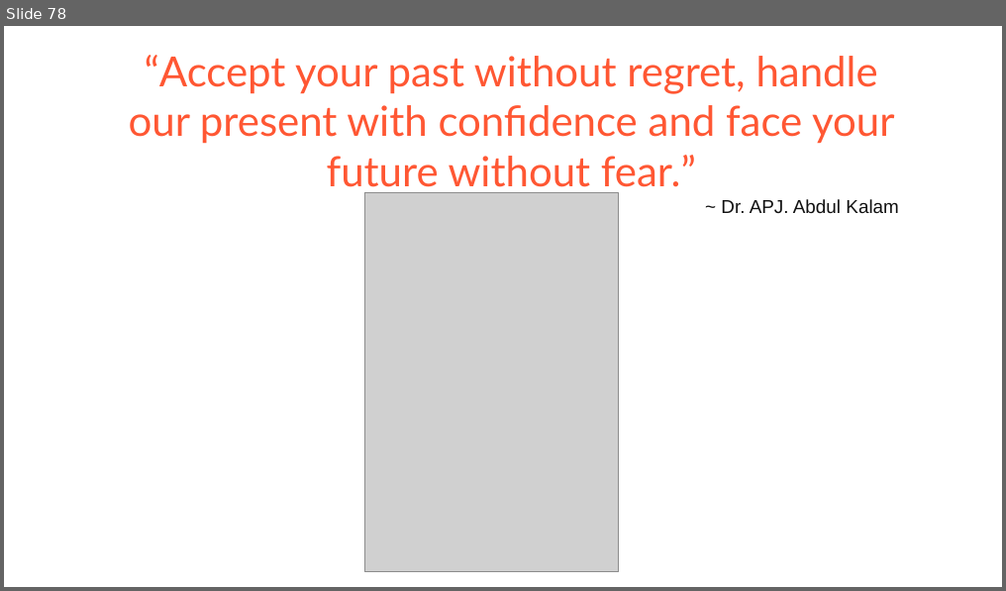
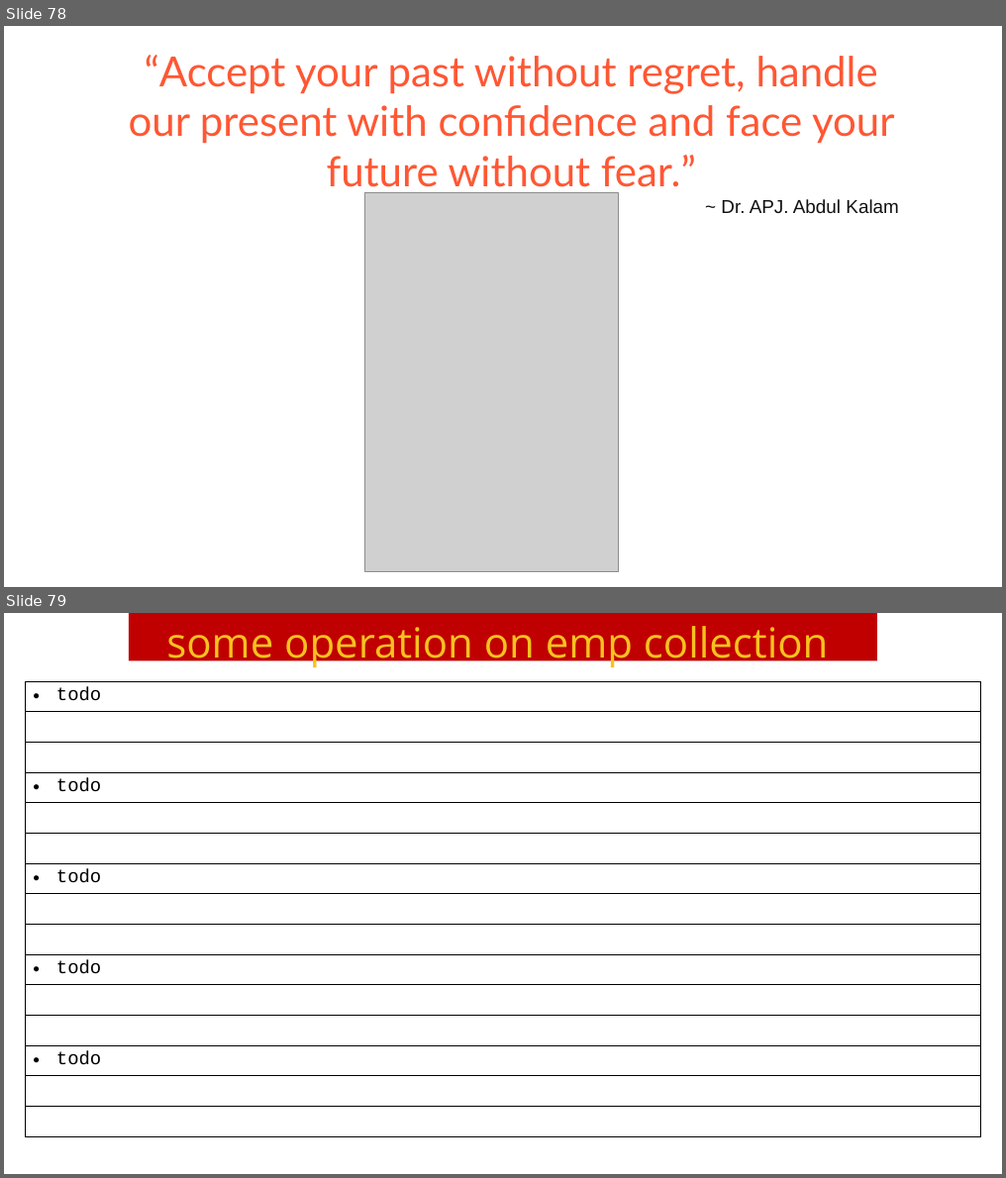
Before and after one commit to Saleel-Bagde/PPT-s, a slide deck: Cassandra Ver1.pptx. Shown one above the other, each under a label of ours: slide 78 before the commit, slides 78 and 79 after it. The pictures are 1006x591 and 1006x1178 pixels, drawn with LibreOffice and Linux fonts; fonts in the diff are those of the drawing; grey boxes stand for pictures. Boxes give left, top, right and bottom in pixels: in the first picture for what was removed or moved away, otherwise in the second. Text is boxed around its words. In the diff, an @@ line names an element or a change of style, - is before the commit and + after.

```diff
--- a/Cassandra Ver1.pptx
+++ b/Cassandra Ver1.pptx
@@ slide 79 added at bbox=[4, 613, 1002, 1174], background #FFFFFF @@
@@ rectangle added at bbox=[129, 613, 877, 661], fill #C00000, 40 pt, text #F7C120 @@
+some operation on emp collection
@@ table added at bbox=[26, 682, 981, 1137], 15 rows, 1 columns @@
+todo
+
+
+todo
+
+
+todo
+
+
+todo
+
+
+todo
+
+
```
Also in this commit, not shown: 1 other file.
